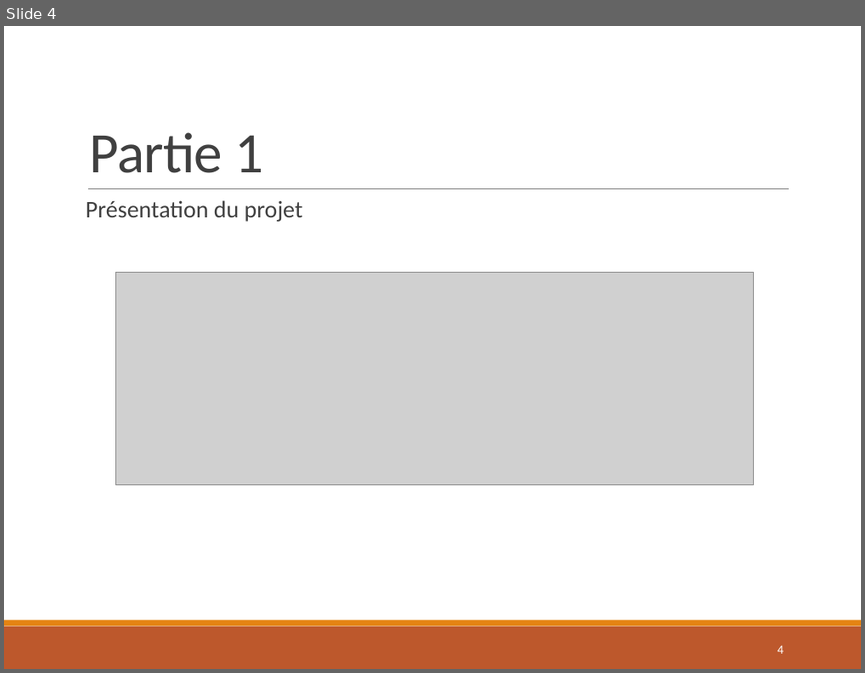
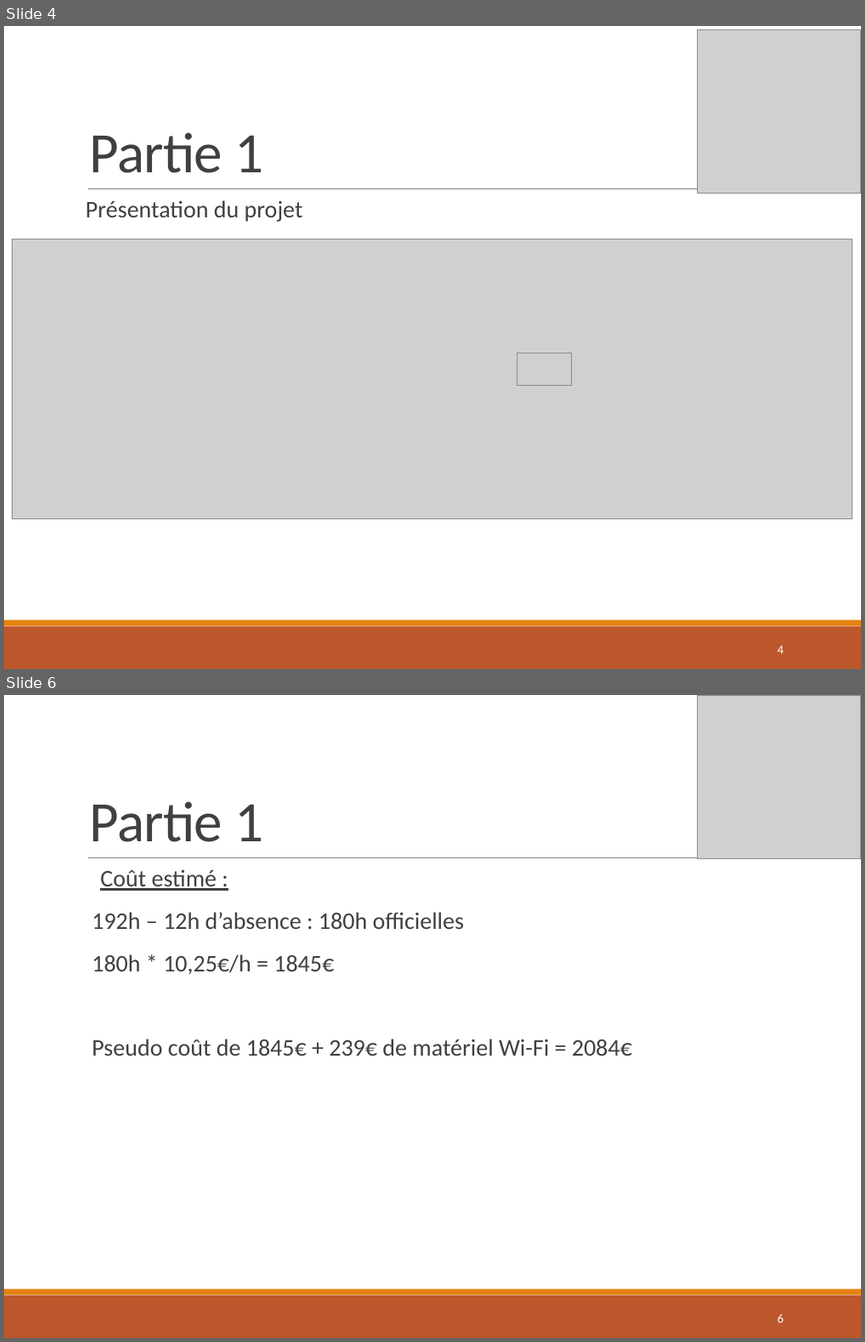
Before and after one commit to Colbert1/Projet_CrossLaPro, a slide deck: Ressources/Presentation_Projet_CrossLaPro_E3_Danel.pptx. Shown one above the other, each under a label of ours: slide 4 before the commit, slides 4 and 6 after it; the slides between them are not shown. The pictures are 865x673 and 865x1342 pixels, drawn with LibreOffice and Linux fonts; fonts in the diff are those of the drawing; grey boxes stand for pictures. Boxes give left, top, right and bottom in pixels: in the first picture for what was removed or moved away, otherwise in the second. Text is boxed around its words. In the diff, an @@ line names an element or a change of style, - is before the commit and + after.

```diff
--- a/Ressources/Presentation_Projet_CrossLaPro_E3_Danel.pptx
+++ b/Ressources/Presentation_Projet_CrossLaPro_E3_Danel.pptx
@@ slide 6 added at (4, 695, 861, 1338), background #FFFFFF; not listed: 3 template elements that a slide beside it also shows @@
@@ picture added at (697, 695, 861, 859) @@
@@ title added at (90, 801, 263, 842), 48 pt, text #404040 @@
+Partie 1
@@ text added at (92, 869, 632, 1055), 20 pt, text #404040 @@
+  Coût estimé :
+192h – 12h d’absence : 180h officielles
+180h * 10,25€/h = 1845€
+Pseudo coût de 1845€ + 239€ de matériel Wi-Fi = 2084€
@@ page number added at (778, 1314, 783, 1322), 10.5 pt, text #FFFFFF @@
+6
@@ slide 4 changed as well @@
@@ picture added at (697, 29, 861, 193) @@
@@ picture: place and size @@
-picture at (116, 272, 754, 484)
+picture at (12, 238, 852, 519)
@@ picture added at (517, 352, 572, 386) @@
```
Also in this commit, not shown: 12 other slides changed, 11 other slides added, 1 slide removed, 10 other files.
